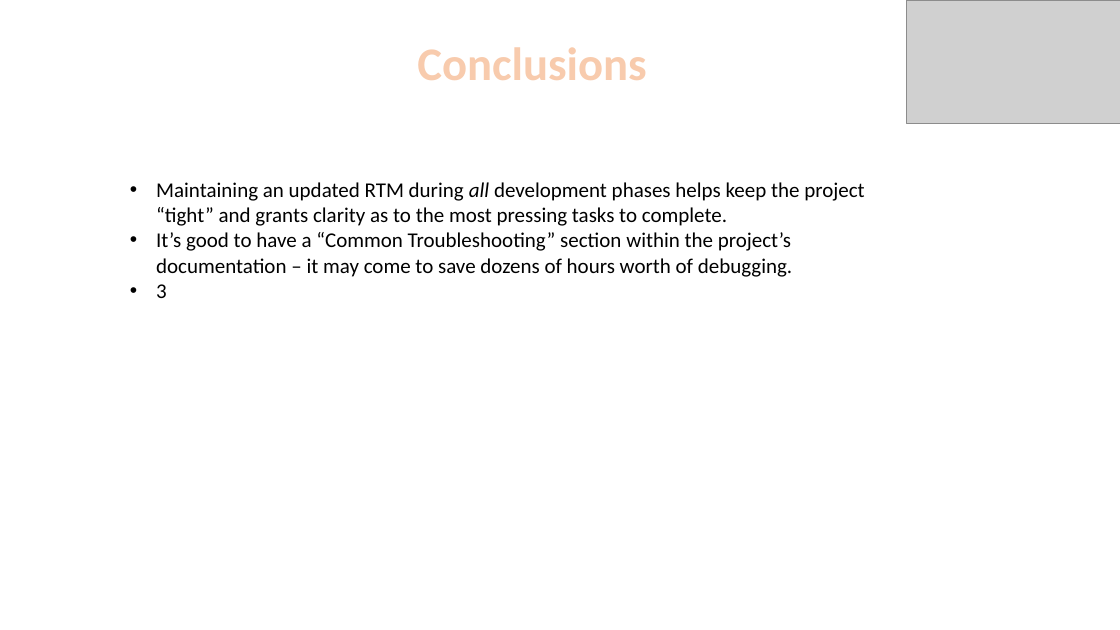
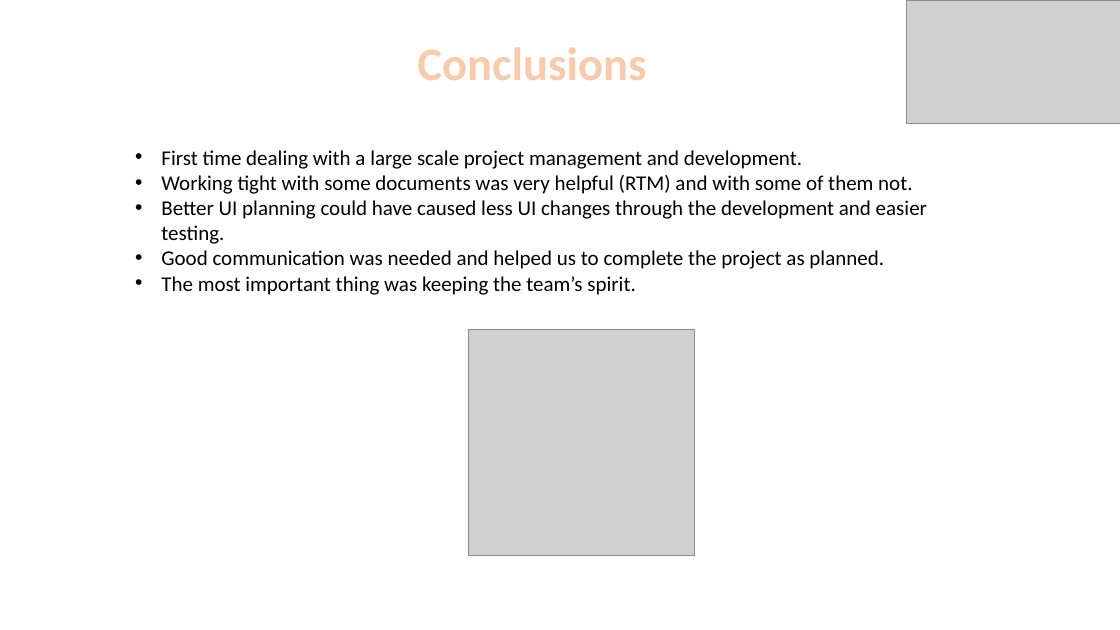
Before and after one commit to roypillar/Michtava, a slide deck: slide 10 of Michtava - Presentation.pptx. Drawn at 1120x630 pixels with LibreOffice and Linux fonts; fonts in the diff are those of the drawing; grey boxes stand for pictures; background and template pictures are left out. Boxes give left, top, right and bottom in pixels: in the first picture for what was removed or moved away, otherwise in the second. Text is boxed around its words. In the diff, an @@ line names an element or a change of style, - is before the commit and + after.

```diff
--- a/Michtava - Presentation.pptx
+++ b/Michtava - Presentation.pptx
@@ text at box(161, 150, 927, 295): text changed @@
-• Maintaining an updated RTM during all development phases helps keep the project “tight” and grants clarity as to the most pressing tasks to complete.
-• It’s good to have a “Common Troubleshooting” section within the project’s documentation – it may come to save dozens of hours worth of debugging.
-• 3
+• First time dealing with a large scale project management and development.
+• Working tight with some documents was very helpful (RTM) and with some of them not.
+• Better UI planning could have caused less UI changes through the development and easier testing.
+• Good communication was needed and helped us to complete the project as planned.
+• The most important thing was keeping the team’s spirit.
@@ picture added at box(468, 329, 695, 556) @@
```
Also in this commit, not shown: 1 other slide changed, 1 slide added, 1 slide removed.
